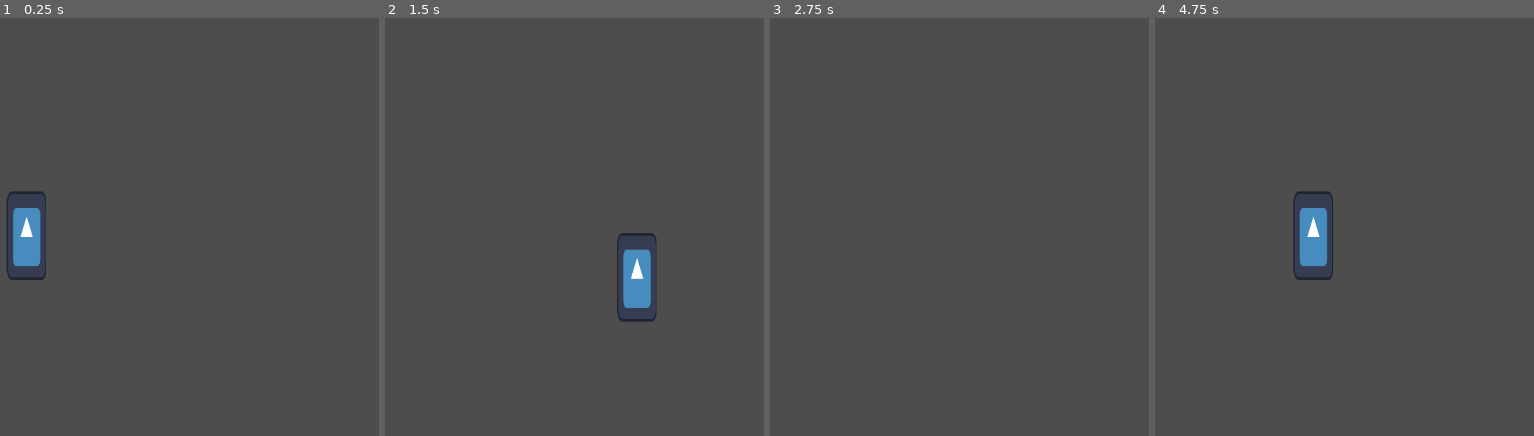
Above: before the commit, frames 1-4 (left to right).
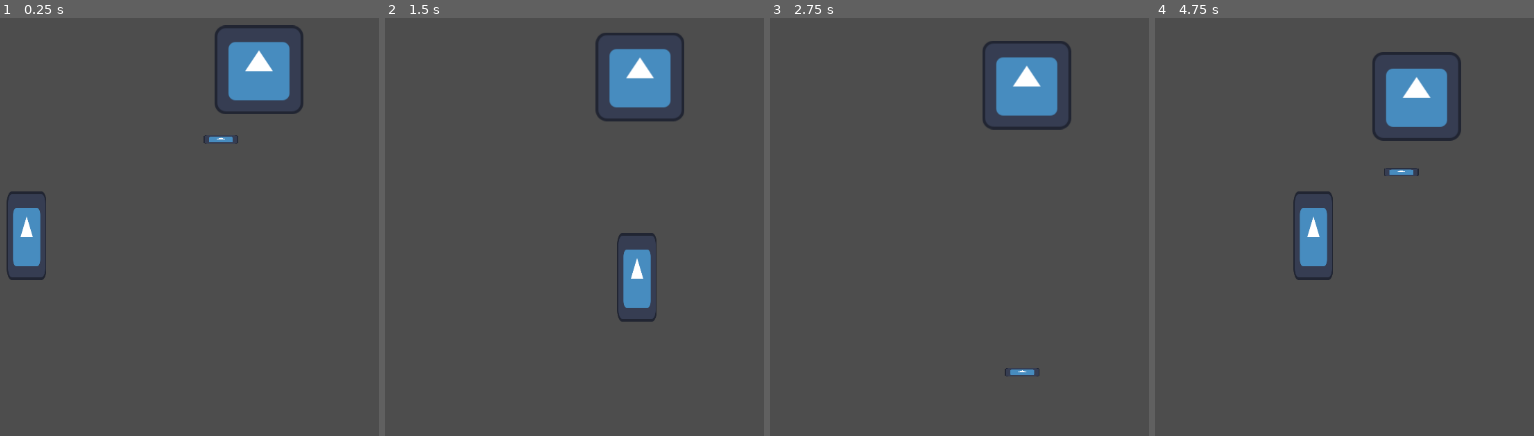
Above: after the commit, the same moments.

Repository: fericfl/escape-the-hell
Game: Godot game, scene res://Scenes/world.tscn
Same seed, same stepped clock (60 frames per second), same inputs: the game is played once before the commit and once after it. The engine's default icon, where the game draws it, is replaced by a stand-in: a white triangle on a blue panel in a dark square.
Inputs:
- Up to frame 1 (0.25 s): no input
- Up to frame 2 (1.5 s): hold D (move_right) 0.53-1.28 s; tap Space (slide) at 0.6, 1.35 s; hold S (move_down) from 1.28 s (still down)
- Up to frame 3 (2.75 s): release S (move_down) at 2.03 s; hold D (move_right) from 2.03 s (still down); tap Space (slide) at 2.1 s
- Up to frame 4 (4.75 s): release D (move_right) at 2.78 s; hold W (move_up) 2.78-3.53 s; tap Space (slide) at 2.85, 3.6, 4.35 s; hold A (move_left) from 3.53 s (still down)

The runs differ from the first frame. In frame 1, 3.1% of the frame differs, in the area x 53-80%, y 1-31%; in frame 2, 3.0%; in frame 3, 3.1%, in the area x 56-80%, y 5-86%; in frame 4, 3.1%.

Commit message:
Added boss with aim and shoot logic

Diff:
--- /dev/null
+++ b/Scenes/boss.gd
@@ -0,0 +1,41 @@
+extends CharacterBody2D
+
+@export var move_speed = 10
+@export var shoot_cooldown: float = 1.5
+@export var bullet_scene: PackedScene
+
+var player: CharacterBody2D = null
+var shoot_timer: float = 0.0
+
+func _ready():
+	player = get_parent().get_node_or_null("Player")
+	if player == null:
+		push_error("Player node not found!")
+
+func _physics_process(delta):
+	if player == null:
+		return
+
+	var direction = (player.global_position - global_position).normalized()
+
+	velocity = direction * move_speed
+
+	move_and_slide()
+
+	shoot_timer -= delta
+	if shoot_timer <= 0:
+		shoot_at_player()
+		shoot_timer = shoot_cooldown
+
+func shoot_at_player():
+	if bullet_scene == null:
+		push_error("No bullet scene assigned to boss!")
+		return
+
+	var bullet = bullet_scene.instantiate()
+	get_parent().add_child(bullet)
+
+	bullet.global_position = global_position
+
+	var dir_to_player = (player.global_position - global_position).normalized()
+	bullet.set_direction(dir_to_player)
--- /dev/null
+++ b/Scenes/boss.tscn
@@ -0,0 +1,24 @@
+[gd_scene load_steps=5 format=3 uid="uid://dsde34qqy16lw"]
+
+[ext_resource type="Script" uid="uid://jo2h1k257hpb" path="res://Scenes/boss.gd" id="1_wwfse"]
+[ext_resource type="Texture2D" uid="uid://b7g83p6ulhfb2" path="res://icon.svg" id="2_cxrok"]
+[ext_resource type="PackedScene" uid="uid://42rdl68igss" path="res://Scripts/bullet.tscn" id="3_cxrok"]
+
+[sub_resource type="RectangleShape2D" id="RectangleShape2D_ukjjc"]
+size = Vector2(125, 125)
+
+[node name="boss" type="CharacterBody2D"]
+script = ExtResource("1_wwfse")
+bullet_scene = ExtResource("3_cxrok")
+
+[node name="Sprite2D" type="Sprite2D" parent="."]
+position = Vector2(0, -68)
+texture = ExtResource("2_cxrok")
+
+[node name="CollisionShape2D" type="CollisionShape2D" parent="."]
+position = Vector2(0.5, -67.5)
+shape = SubResource("RectangleShape2D_ukjjc")
+
+[node name="ShootTimer" type="Timer" parent="."]
+
+[node name="bullet" parent="." instance=ExtResource("3_cxrok")]
--- /dev/null
+++ b/Scenes/endgame_scene.tscn
@@ -0,0 +1,3 @@
+[gd_scene format=3 uid="uid://cr17uii3iawqj"]
+
+[node name="Endgame Scene" type="Node2D"]
--- a/Scenes/player.tscn
+++ b/Scenes/player.tscn
@@ -6,7 +6,7 @@
 [sub_resource type="RectangleShape2D" id="RectangleShape2D_cvnsp"]
 size = Vector2(54, 125)
 
-[node name="Player" type="CharacterBody2D"]
+[node name="Player" type="CharacterBody2D" groups=["Player"]]
 script = ExtResource("1_cvnsp")
 
 [node name="Sprite2D" type="Sprite2D" parent="."]
--- a/Scenes/world.tscn
+++ b/Scenes/world.tscn
@@ -1,8 +1,12 @@
-[gd_scene load_steps=2 format=3 uid="uid://cspwlvc8phxbg"]
+[gd_scene load_steps=3 format=3 uid="uid://cspwlvc8phxbg"]
 
 [ext_resource type="PackedScene" uid="uid://cfb2i8pmf5k75" path="res://Scenes/player.tscn" id="1_a02cp"]
+[ext_resource type="PackedScene" uid="uid://dsde34qqy16lw" path="res://Scenes/boss.tscn" id="2_go701"]
 
 [node name="world" type="Node2D"]
 
 [node name="Player" parent="." instance=ExtResource("1_a02cp")]
 position = Vector2(645, 428)
+
+[node name="boss" parent="." instance=ExtResource("2_go701")]
+position = Vector2(981, 186)
--- /dev/null
+++ b/Scripts/bullet.gd
@@ -0,0 +1,22 @@
+extends Area2D
+
+@export var speed: float = 300.0
+var direction: Vector2 = Vector2.ZERO
+
+func _ready():
+	visible = false
+
+func _physics_process(delta):
+	position += direction * speed * delta
+
+	if not get_viewport_rect().has_point(global_position):
+			queue_free()
+
+func set_direction(dir: Vector2):
+	direction = dir.normalized()
+	visible = true
+
+func _on_body_entered(body):
+	if body.is_in_group("Player"):
+		body.take_damage()
+		queue_free()
--- /dev/null
+++ b/Scripts/bullet.tscn
@@ -0,0 +1,21 @@
+[gd_scene load_steps=4 format=3 uid="uid://42rdl68igss"]
+
+[ext_resource type="Script" uid="uid://ib3w8owin73r" path="res://Scripts/bullet.gd" id="1_65pfb"]
+[ext_resource type="Texture2D" uid="uid://b7g83p6ulhfb2" path="res://icon.svg" id="1_khrry"]
+
+[sub_resource type="RectangleShape2D" id="RectangleShape2D_khrry"]
+size = Vector2(49, 10)
+
+[node name="bullet" type="Area2D"]
+script = ExtResource("1_65pfb")
+
+[node name="Icon" type="Sprite2D" parent="."]
+position = Vector2(0, -7)
+scale = Vector2(0.390625, 0.09375)
+texture = ExtResource("1_khrry")
+
+[node name="CollisionShape2D" type="CollisionShape2D" parent="."]
+position = Vector2(-0.5, -7)
+shape = SubResource("RectangleShape2D_khrry")
+
+[connection signal="body_entered" from="." to="." method="_on_body_entered"]
--- a/Scripts/player.gd
+++ b/Scripts/player.gd
@@ -4,6 +4,8 @@
 @export var slideCooldown = 1.0 # seconds
 @export var slideSpeed = 3.0 # multiplier
 @export var slideDuration = 10 # in frames
+@export var max_hits: int = 3
+@export var endgame_scene: PackedScene
 
 var is_moving = false
 var can_slide = true
@@ -11,6 +13,8 @@
 var slideFrames = 0
 var slide_direction = Vector2.ZERO
 var last_move_direction = Vector2.ZERO
+var current_hits: int = 0
+var is_dead: bool = false
 
 func _ready():
 	if $SlideTime is Timer:
@@ -55,6 +59,25 @@
 
 	move_and_slide()
 
+func take_damage():
+	if is_dead:
+		return
+
+	current_hits += 1
+	print("Player hit! Hits:", current_hits, "/", max_hits)
+
+	if current_hits >= max_hits:
+		die()
+
+func die():
+	is_dead = true
+	print("Player dead")
+
+	if endgame_scene != null:
+		get_tree().change_scene_to_packed(endgame_scene)
+	else:
+		push_error("Endgame Scene not assigned!")
+
 func _on_slide_time_timeout() -> void:
 	print("Slide is ready")
 	can_slide = true
--- a/project.godot
+++ b/project.godot
@@ -14,6 +14,10 @@
 run/main_scene="uid://cspwlvc8phxbg"
 config/features=PackedStringArray("4.4", "GL Compatibility")
 config/icon="res://icon.svg"
+
+[global_group]
+
+Player=""
 
 [input]
 
Not shown, added: Scenes/boss.gd.uid
Not shown, added: Scripts/bullet.gd.uid
